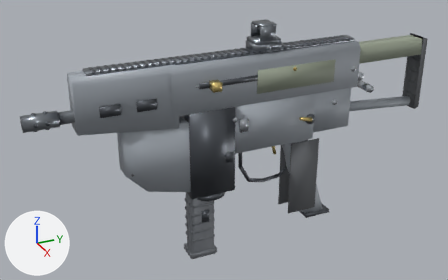
The glTF model aivilo/assets/guns/vector.glb as it was, and as the next commit left it.
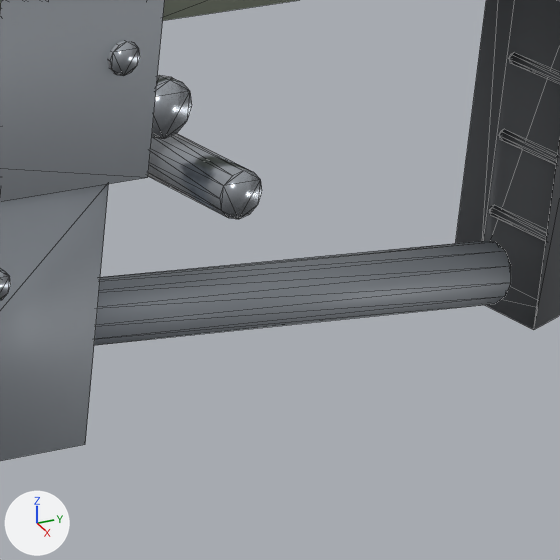
The first picture shows the older version from a 50 mm lens placed at (0.773, -0.47, 0.422), pointed at (-0.01, -0.118, 0.03). The close-ups show the older and then the newer version on the part from 75% to 93% of the width and 22% to 51% of the height of that picture. Only the edits that show in the close-ups are written down. Arrows for +X, +Y and +Z are at lower left; the lights stay in place. The close-ups show mesh edges as thin lines. Vertices at exactly the same position are counted once.

The scene before the commit, as lines of its bpy script (objects in view):
```python
me_body = bpy.data.meshes.new('body')
me_body.from_pydata(...)  # 1558 vertices, 2648 faces; spans x -0.03..0.038, y -0.407..0.231, z -0.127..0.207
# faces by material slot: [226, 236, 1292, 432, 282, 32, 148]
me_body.materials.append(mat_frame_slate)  # grey #a4aab2
me_body.materials.append(mat_metal_gunmetal)  # grey #868c93
me_body.materials.append(mat_metal_dark)  # dark grey #63676e
me_body.materials.append(mat_metal_steel)  # light grey #c4cad1
me_body.materials.append(mat_grip_rubber)  # dark grey #676a6e
me_body.materials.append(mat_panel_olive)  # grey #969f8d
me_body.materials.append(mat_accent_gold)  # yellow #e4cd83
ob_body = bpy.data.objects.new('body', me_body)
ob_body.location = (0.0, 0.0, 0.0)
```
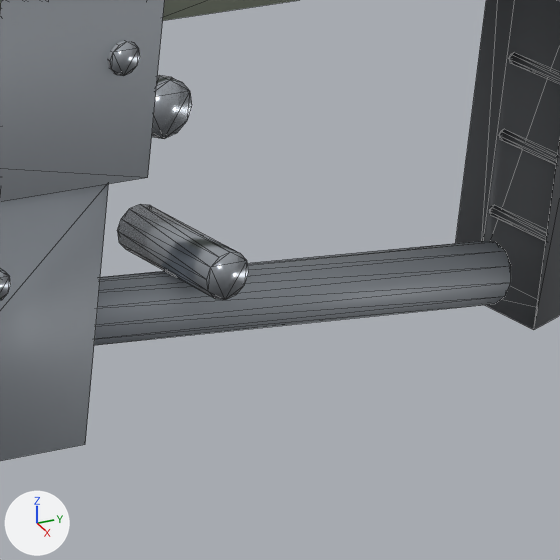
Where the change shows, as pixel boxes (x1, y1, x2, y2) in the close-ups (560 x 560 px; the box of a moved part takes in the faces that stretch with it):
part 1 of me_body, moved or reshaped
    before: (148, 133, 262, 219)
    after: (117, 204, 249, 300)

Diff of the bpy script that builds the scene:
```diff
--- a/aivilo/assets/guns/vector.glb.py
+++ b/aivilo/assets/guns/vector.glb.py
@@ me_body @@
 me_body.from_pydata(...)  # 1558 vertices, 2648 faces; spans x -0.03..0.038, y -0.407..0.231, z -0.127..0.207
 # used by ob_body; location = (0.0, 0.0, 0.0)
+# me_body part 1: the loose piece of 24 vertices spanning x -0.018..0.018, y 0.119..0.131, z 0.079..0.091 is moved by (0.0, -0.001, -0.02)
 me_body.materials.append(mat_frame_slate)
```
